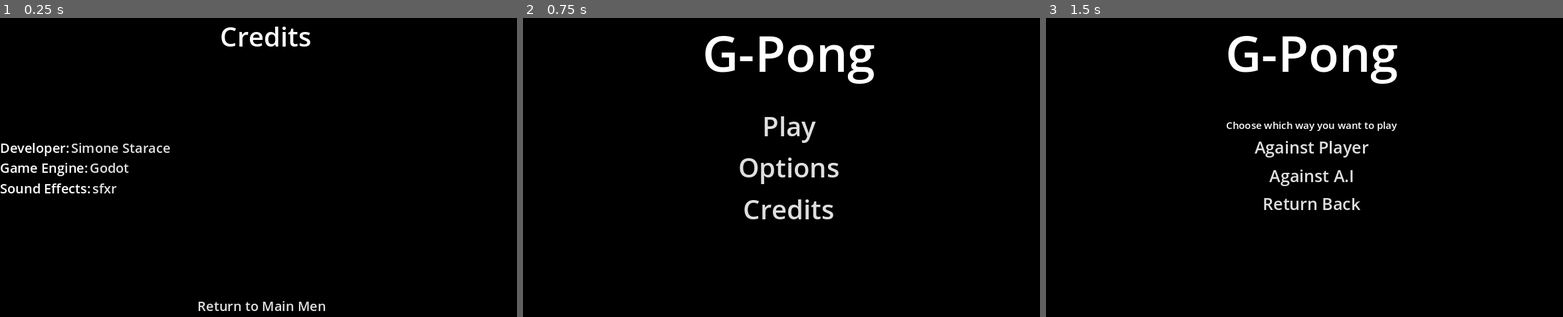
Above: before the commit, frames 1-3 (left to right).
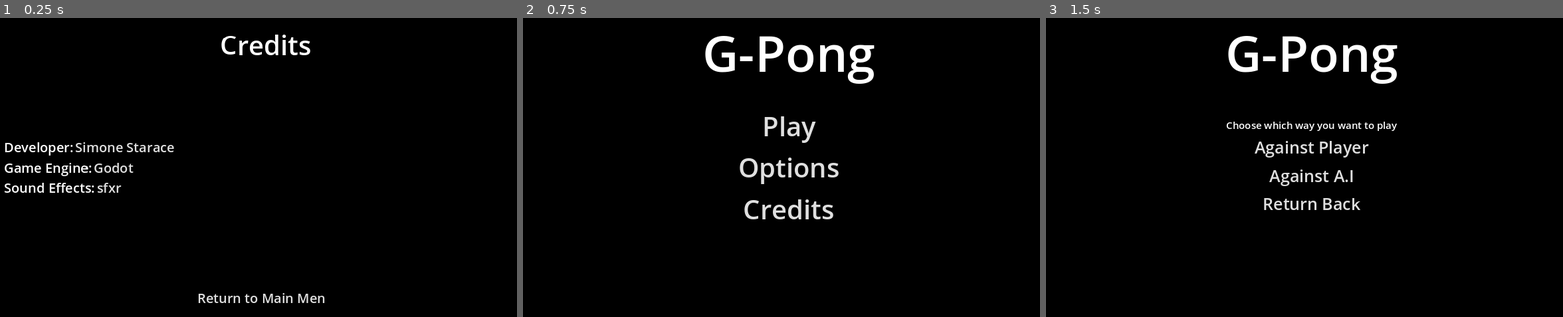
Above: after the commit, the same moments.

Repository: SimoneStarace/G-Pong
Game: Godot game, scene res://scenes/ui/menus/credit_menu.tscn
Two runs of this game, one before a commit and one after it. Both use one fixed random seed, a clock stepped at 60 frames per second and the inputs below. This scene is started directly instead of the project's main scene.
Inputs:
- Up to frame 1 (0.25 s): no input
- Up to frame 2 (0.75 s): click "Return to Main Menu" at 0.5 s
- Up to frame 3 (1.5 s): click "Play" at 1.25 s

The runs differ from the first frame. In frame 1, 2.9% of the frame differs, in the area x 0-63%, y 2-98%; in frame 2, nothing differs; in frame 3, nothing differs.

Commit message:
Add MarginContainer in credit menu

Diff:
--- a/scenes/ui/menus/credit_menu.tscn
+++ b/scenes/ui/menus/credit_menu.tscn
@@ -25,55 +25,40 @@
 grow_vertical = 2
 color = Color(0, 0, 0, 1)
 
-[node name="Label" type="Label" parent="."]
+[node name="MarginContainer" type="MarginContainer" parent="."]
 layout_mode = 1
-anchors_preset = 5
-anchor_left = 0.5
-anchor_right = 0.5
-offset_left = -20.0
-offset_right = 20.0
-offset_bottom = 23.0
+anchors_preset = 15
+anchor_right = 1.0
+anchor_bottom = 1.0
 grow_horizontal = 2
+grow_vertical = 2
+theme_override_constants/margin_left = 10
+theme_override_constants/margin_top = 20
+theme_override_constants/margin_right = 10
+theme_override_constants/margin_bottom = 20
+
+[node name="Label" type="Label" parent="MarginContainer"]
+layout_mode = 2
+size_flags_horizontal = 4
+size_flags_vertical = 0
 text = "Credits"
 label_settings = SubResource("LabelSettings_njkrl")
 horizontal_alignment = 1
 
-[node name="MenuButton" parent="." instance=ExtResource("1_fmkrq")]
-layout_mode = 1
-anchors_preset = 7
-anchor_left = 0.5
-anchor_top = 1.0
-anchor_right = 0.5
-anchor_bottom = 1.0
-offset_left = -168.0
-offset_top = -53.0
-offset_right = 168.0
-offset_bottom = 0.0
-grow_horizontal = 2
-grow_vertical = 0
-text = "Return to Main Menu"
-_menu_name = "start_menu"
+[node name="CreditsContainer" type="VBoxContainer" parent="MarginContainer"]
+layout_mode = 2
+size_flags_horizontal = 0
+size_flags_vertical = 4
 
-[node name="CreditsContainer" type="VBoxContainer" parent="."]
-layout_mode = 1
-anchors_preset = 14
-anchor_top = 0.5
-anchor_right = 1.0
-anchor_bottom = 0.5
-offset_top = -11.5
-offset_bottom = 11.5
-grow_horizontal = 2
-grow_vertical = 2
-
-[node name="Developer" type="HBoxContainer" parent="CreditsContainer"]
+[node name="Developer" type="HBoxContainer" parent="MarginContainer/CreditsContainer"]
 layout_mode = 2
 
-[node name="Label" type="Label" parent="CreditsContainer/Developer"]
+[node name="Label" type="Label" parent="MarginContainer/CreditsContainer/Developer"]
 layout_mode = 2
 text = "Developer:"
 label_settings = SubResource("LabelSettings_qpnbe")
 
-[node name="LinkButton" type="LinkButton" parent="CreditsContainer/Developer"]
+[node name="LinkButton" type="LinkButton" parent="MarginContainer/CreditsContainer/Developer"]
 layout_mode = 2
 theme_override_colors/font_hover_color = Color(0, 0, 1, 1)
 theme_override_font_sizes/font_size = 32
@@ -81,15 +66,15 @@
 underline = 1
 uri = "https://github.com/SimoneStarace"
 
-[node name="Engine" type="HBoxContainer" parent="CreditsContainer"]
+[node name="Engine" type="HBoxContainer" parent="MarginContainer/CreditsContainer"]
 layout_mode = 2
 
-[node name="Label" type="Label" parent="CreditsContainer/Engine"]
+[node name="Label" type="Label" parent="MarginContainer/CreditsContainer/Engine"]
 layout_mode = 2
 text = "Game Engine:"
 label_settings = SubResource("LabelSettings_qpnbe")
 
-[node name="LinkButton" type="LinkButton" parent="CreditsContainer/Engine"]
+[node name="LinkButton" type="LinkButton" parent="MarginContainer/CreditsContainer/Engine"]
 layout_mode = 2
 theme_override_colors/font_hover_color = Color(0, 0, 1, 1)
 theme_override_font_sizes/font_size = 32
@@ -97,18 +82,25 @@
 underline = 1
 uri = "https://godotengine.org/"
 
-[node name="SoundEffect" type="HBoxContainer" parent="CreditsContainer"]
+[node name="SoundEffect" type="HBoxContainer" parent="MarginContainer/CreditsContainer"]
 layout_mode = 2
 
-[node name="Label" type="Label" parent="CreditsContainer/SoundEffect"]
+[node name="Label" type="Label" parent="MarginContainer/CreditsContainer/SoundEffect"]
 layout_mode = 2
 text = "Sound Effects:"
 label_settings = SubResource("LabelSettings_qpnbe")
 
-[node name="LinkButton" type="LinkButton" parent="CreditsContainer/SoundEffect"]
+[node name="LinkButton" type="LinkButton" parent="MarginContainer/CreditsContainer/SoundEffect"]
 layout_mode = 2
 theme_override_colors/font_hover_color = Color(0, 0, 1, 1)
 theme_override_font_sizes/font_size = 32
 text = "sfxr"
 underline = 1
 uri = "https://drpetter.se/project_sfxr.html"
+
+[node name="MenuButton" parent="MarginContainer" instance=ExtResource("1_fmkrq")]
+layout_mode = 2
+size_flags_horizontal = 4
+size_flags_vertical = 8
+text = "Return to Main Menu"
+_menu_name = "start_menu"
